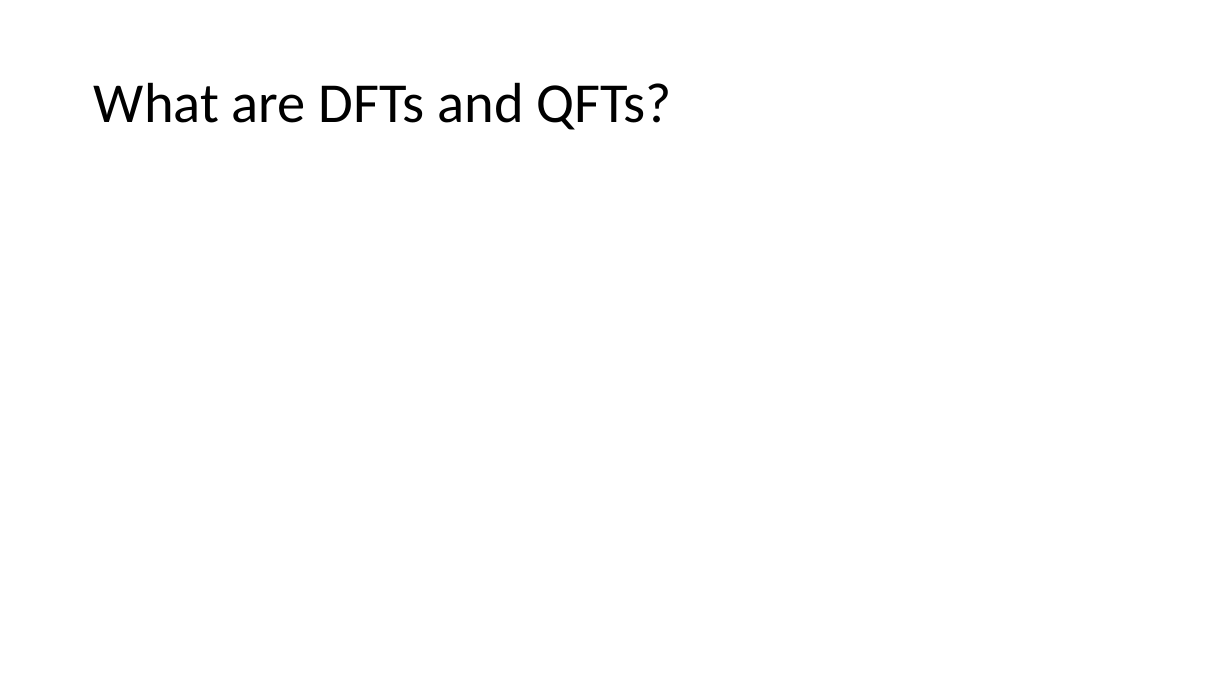
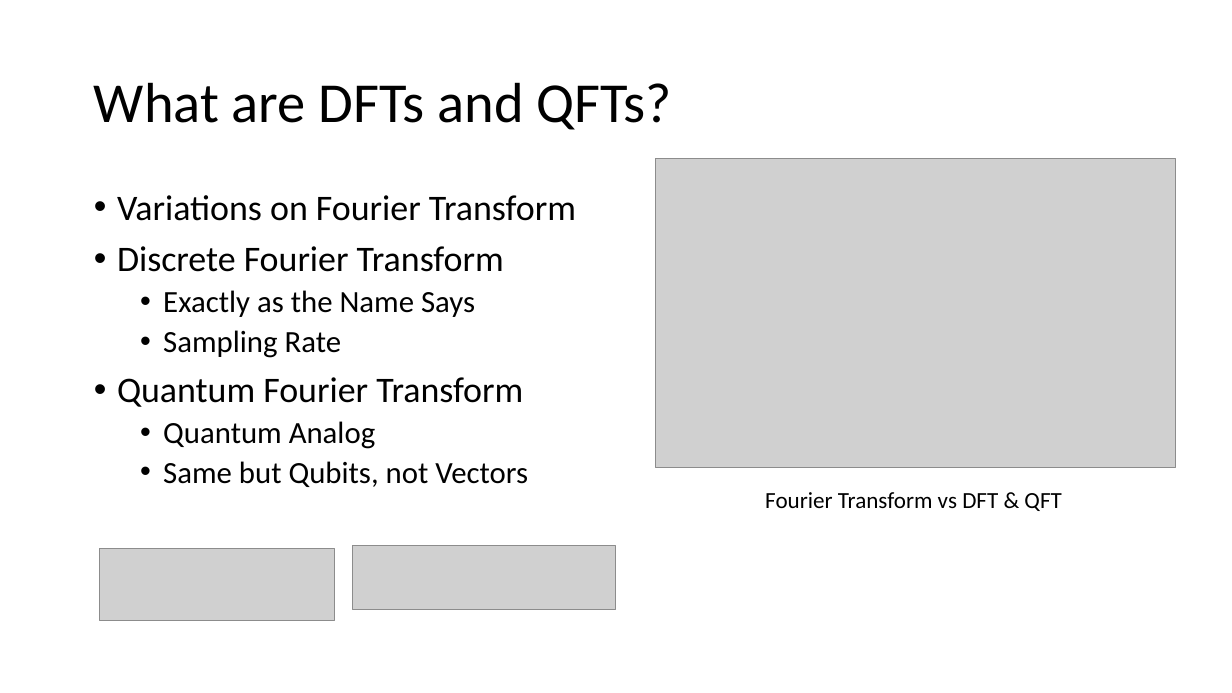
Before and after one commit to Corbin-Rochelle/E-and-M-Presentation, a slide deck: slide 4 of Discrete and Quantum Fourier Transforms.pptx. Drawn at 1232x693 pixels with LibreOffice and Linux fonts; fonts in the diff are those of the drawing; grey boxes stand for pictures. Boxes give left, top, right and bottom in pixels: in the first picture for what was removed or moved away, otherwise in the second. Text is boxed around its words. In the diff, an @@ line names an element or a change of style, - is before the commit and + after.

```diff
--- a/Discrete and Quantum Fourier Transforms.pptx
+++ b/Discrete and Quantum Fourier Transforms.pptx
@@ picture added at (x1=656, y1=158, x2=1176, y2=468) @@
@@ text added at (x1=117, y1=195, x2=576, y2=487), 28 pt, text #000000 @@
+• Variations on Fourier Transform
+• Discrete Fourier Transform
+  • Exactly as the Name Says
+  • Sampling Rate
+• Quantum Fourier Transform
+  • Quantum Analog
+  • Same but Qubits, not Vectors
@@ text added at (x1=765, y1=492, x2=1061, y2=511), 18 pt, text #000000 @@
+Fourier Transform vs DFT & QFT
@@ picture added at (x1=100, y1=549, x2=335, y2=621) @@
@@ picture added at (x1=352, y1=546, x2=616, y2=610) @@
```
Also in this commit, not shown: 5 other slides changed, 4 slides added, 3 slides removed.
